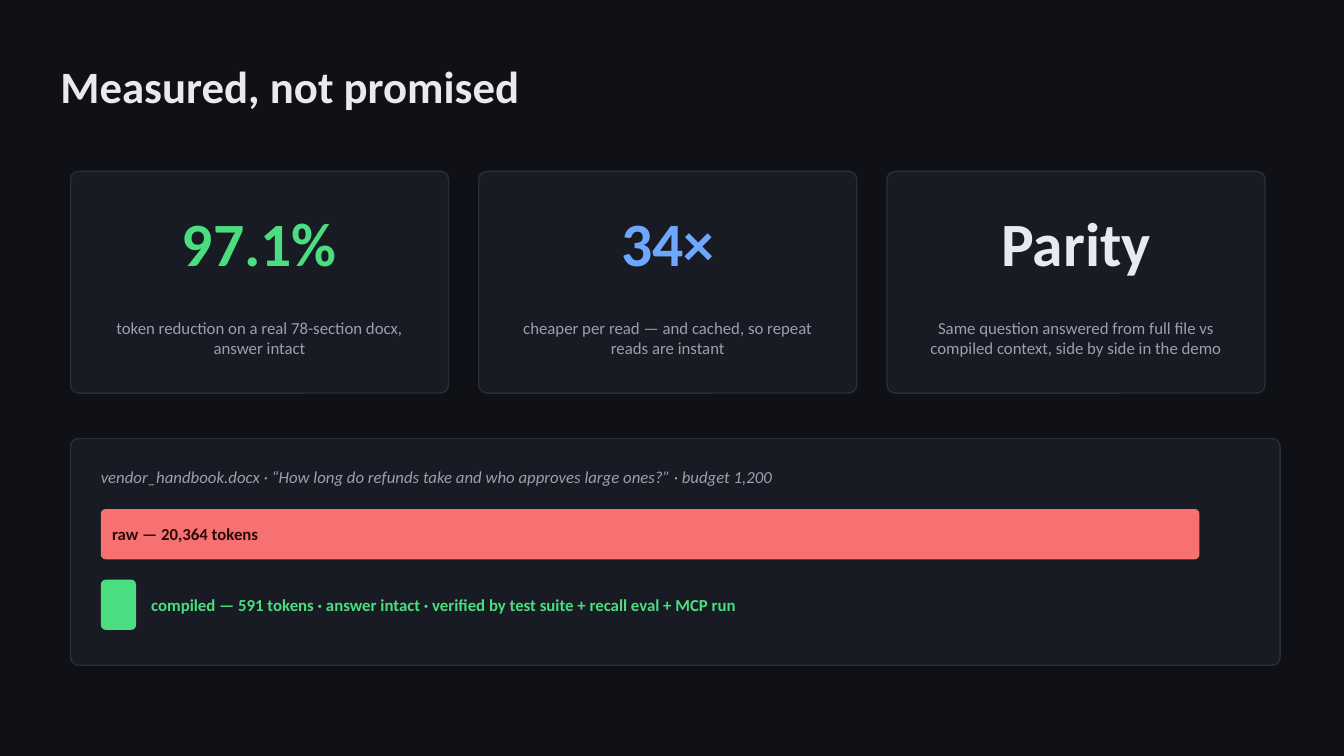
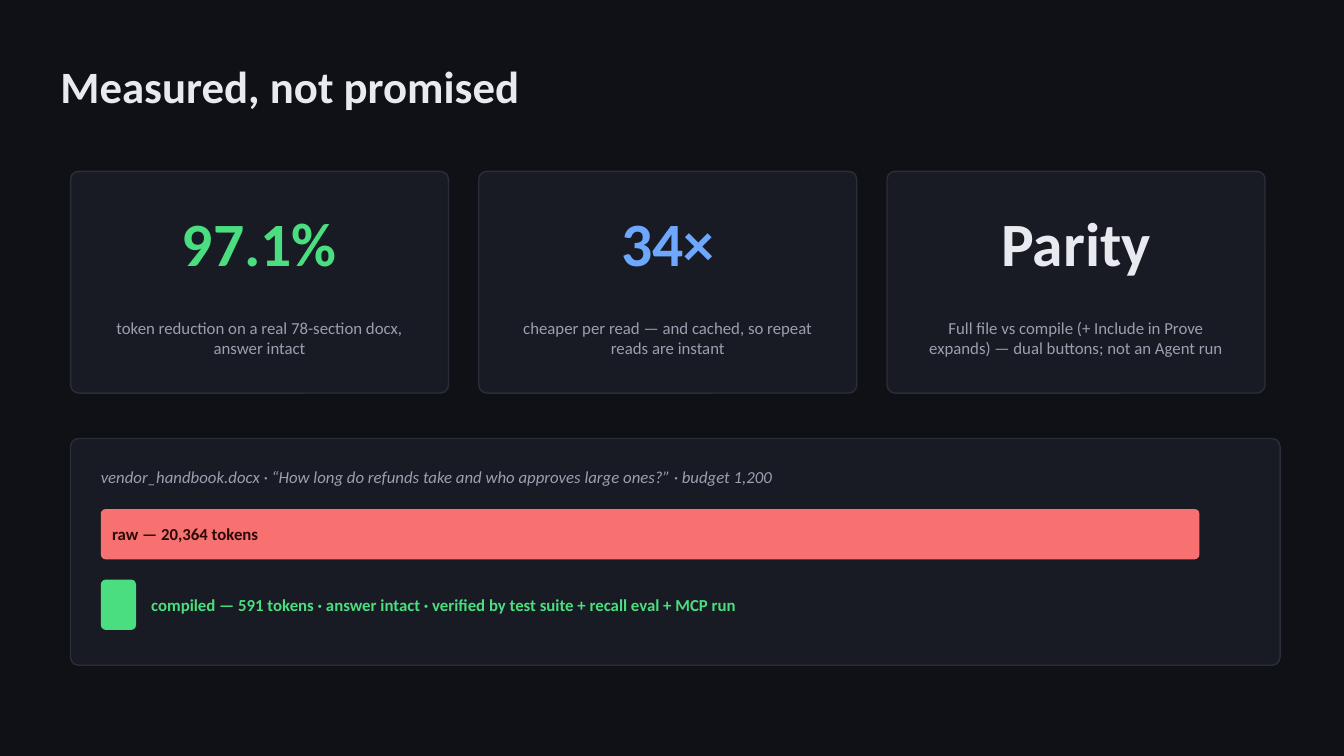
Before and after one commit to shenba1712/context-compiler, a slide deck: slide 4 of pitch/context-compiler-pitch.pptx. Drawn at 1344x756 pixels with LibreOffice and Linux fonts; fonts in the diff are those of the drawing. Boxes give left, top, right and bottom in pixels: in the first picture for what was removed or moved away, otherwise in the second. Text is boxed around its words. In the diff, an @@ line names an element or a change of style, - is before the commit and + after.

```diff
--- a/pitch/context-compiler-pitch.pptx
+++ b/pitch/context-compiler-pitch.pptx
@@ text at (929, 322, 1222, 357): text changed @@
-Same question answered from full file vs compiled context, side by side in the demo
+Full file vs compile (+ Include in Prove expands) — dual buttons; not an Agent run
```
Also in this commit, not shown: 4 other slides changed, 3 other files.
